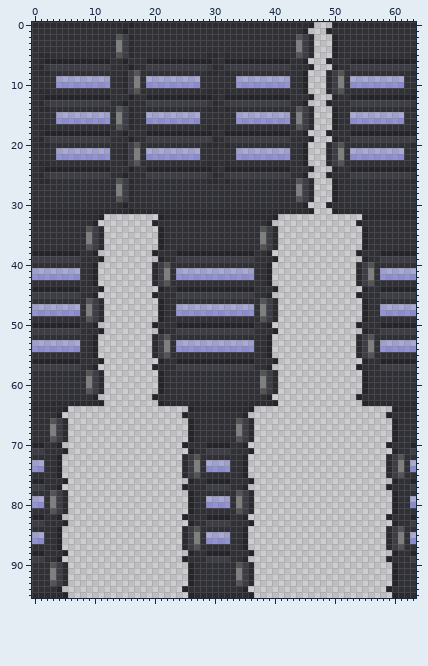
Sprite sheet -- Resources/Textures/TS/Structures/Doors/Glass/marine-pilot.rsi/opening.png. Above: the version before the commit.
The file is 64x96 pixels.
The result:
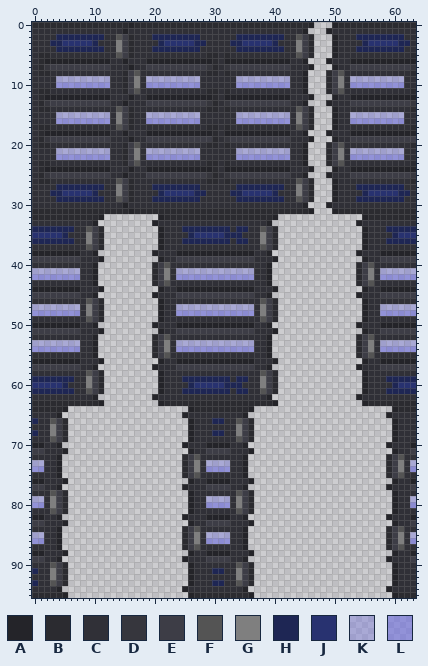
Palette (. is transparent): A #242429  B #2b2b30  C #303037  D #36363d  E #3d3d46  F #545454  G #7f7f7f  H #1e2654  J #283270  K #6868de5b  L #6868de96
From old to new:
The author changed colour C to colour H in row 2 at x 4 to 11, 20 to 27, 34 to 41 and 54 to 61; in row 3 at x 3 to 4, 10, 21, 27 to 28, 33 to 34, 40, 55 and 61 to 62; in row 4 at x 4 to 11, 20 to 27, 34 to 41 and 54 to 61; in row 27 at x 4 to 11, 20 to 27, 34 to 41 and 54 to 61; in row 28 at x 3 to 4, 10, 21, 27 to 28, 33 to 34, 40, 55 and 61 to 62; in row 29 at x 4 to 11, 20 to 27, 34 to 41 and 54 to 61.
The author changed colour C to colour H in row 34 at x 0 to 6, 25 to 32, 34 to 35 and 59 to 63; in row 35 at x 5, 26, 32 to 34 and 60; in row 36 at x 0 to 6, 25 to 32, 34 to 35 and 59 to 63; in row 59 at x 0 to 6, 25 to 32, 34 to 35 and 59 to 63; in row 60 at x 5, 26, 32 to 34 and 60; in row 61 at x 0 to 6, 25 to 32, 34 to 35 and 59 to 63.
The author changed colour C to colour H in row 66 at x 0 and 30 to 31; in row 68 at x 0 and 30 to 31; in row 91 at x 0 and 30 to 31; in row 93 at x 0 and 30 to 31.
The author changed colour C to colour J in row 3 at x 5 to 9, 22 to 26, 35 to 39 and 56 to 60; in row 28 at x 5 to 9, 22 to 26, 35 to 39 and 56 to 60; in row 35 at x 0 to 4, 27 to 31 and 61 to 63; in row 60 at x 0 to 4, 27 to 31 and 61 to 63.
